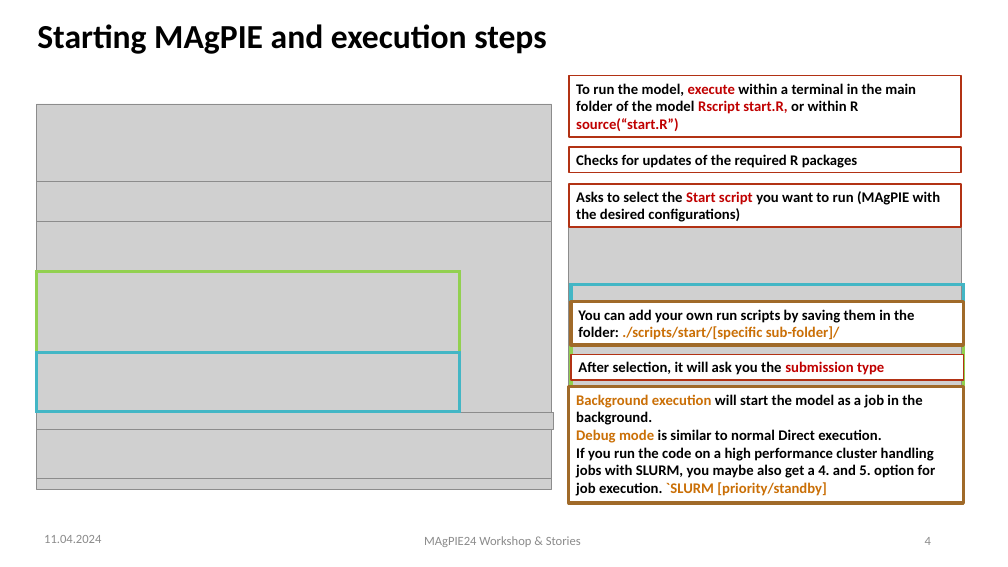
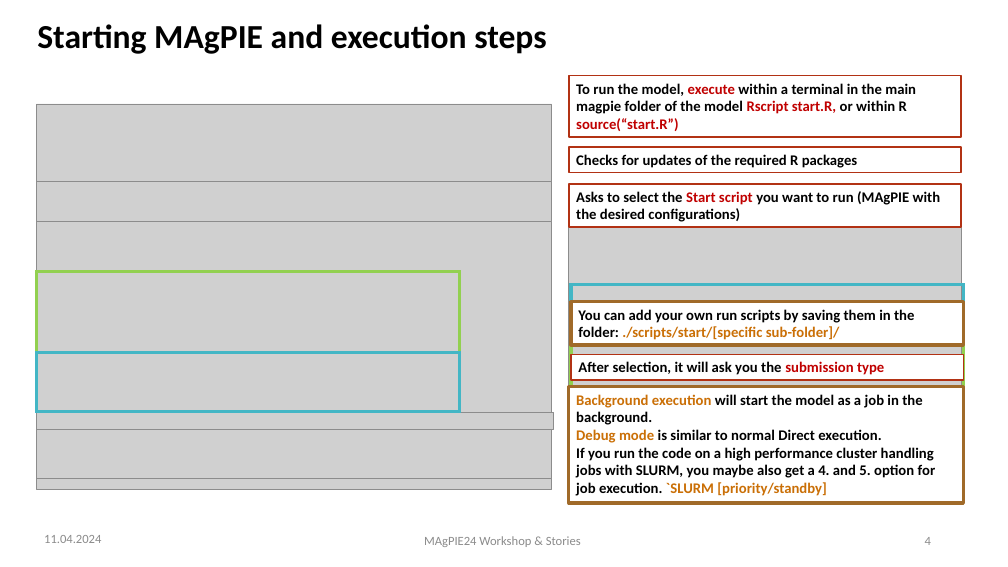
Before and after one commit to magpiemodel/magpiemodel.github.io, a slide deck: slide 4 of assets/slides/Starting a MAgPIE run.pptx. Drawn at 1008x567 pixels with LibreOffice and Linux fonts; fonts in the diff are those of the drawing; grey boxes stand for pictures; background and template pictures are left out. Boxes give left, top, right and bottom in pixels: in the first picture for what was removed or moved away, otherwise in the second. Text is boxed around its words. In the diff, an @@ line names an element or a change of style, - is before the commit and + after.

Commit message:
remove .lock error from start tutorial

```diff
--- a/assets/slides/Starting a MAgPIE run.pptx
+++ b/assets/slides/Starting a MAgPIE run.pptx
@@ text in rectangle at bbox=[576, 83, 916, 131]: text changed @@
-To run the model, execute within a terminal in the main folder of the model Rscript start.R, or within R source(“start.R”)
+To run the model, execute within a terminal in the main magpie folder of the model Rscript start.R, or within R source(“start.R”)
```
Also in this commit, not shown: 4 other slides changed, 1 other file.
